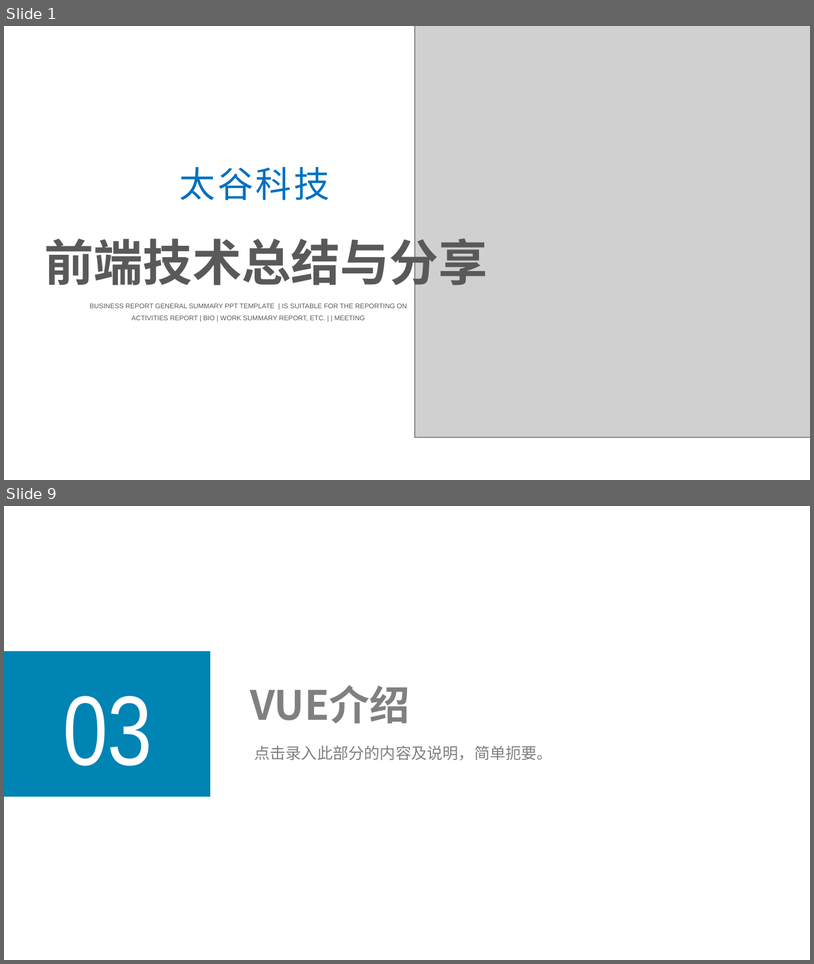
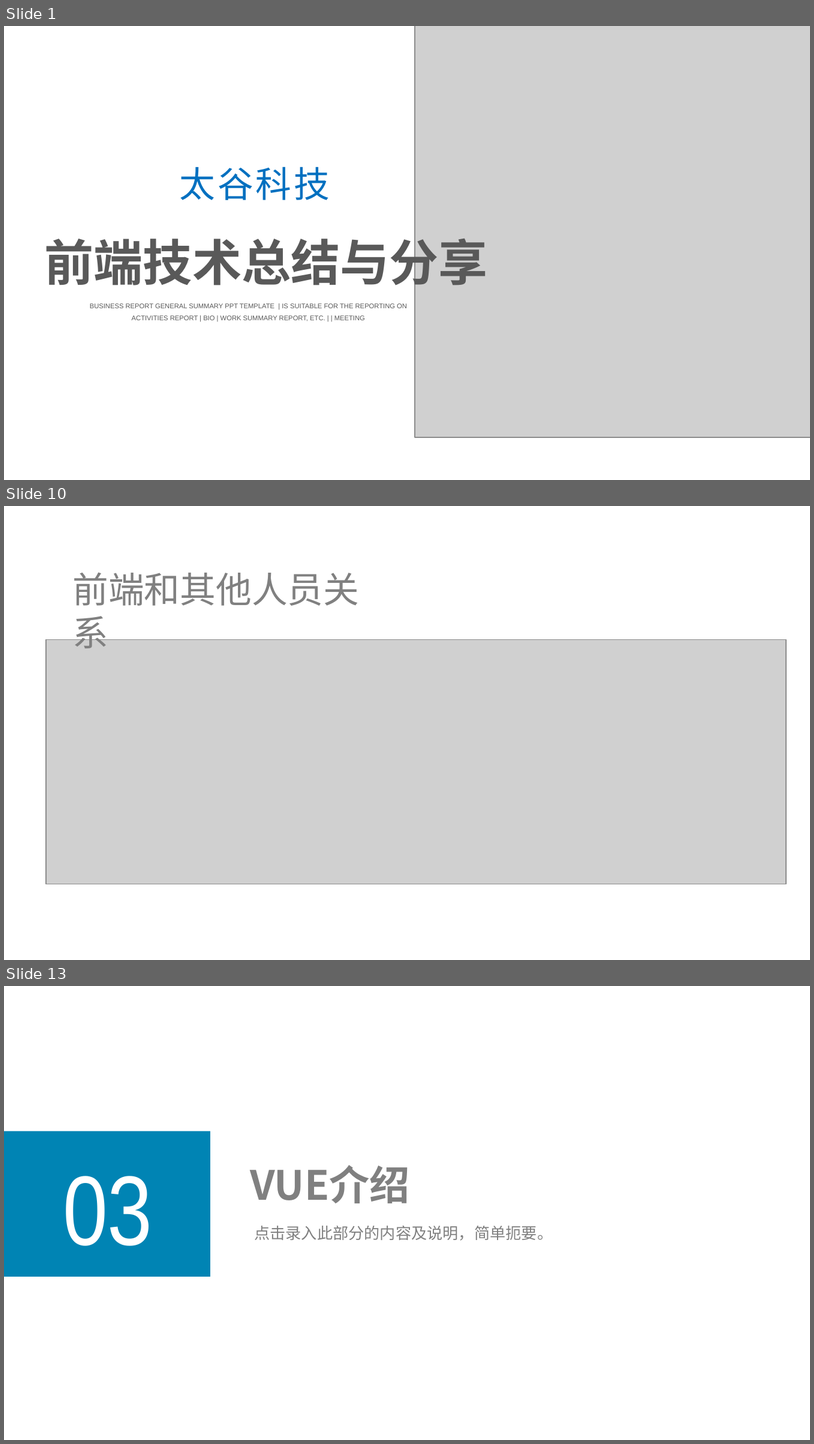
Before and after one commit to linda1212/FrontEndStack, a slide deck: 带你了解前端.pptx. Shown one above the other, each under a label of ours: slides 1 and 9 before the commit, slides 1, 10 and 13 after it; the slides between them are not shown. The pictures are 814x964 and 814x1444 pixels, drawn with LibreOffice and Linux fonts; fonts in the diff are those of the drawing; grey boxes stand for pictures. Boxes give left, top, right and bottom in pixels: in the first picture for what was removed or moved away, otherwise in the second. Text is boxed around its words. In the diff, an @@ line names an element or a change of style, - is before the commit and + after.

```diff
--- a/带你了解前端.pptx
+++ b/带你了解前端.pptx
@@ slide 10 added at [4,506,810,960], background #FFFFFF @@
@@ text added at [72,572,359,648], 32 pt, text #808080 @@
+前端和其他人员关系
@@ picture added at [46,639,786,883] @@
@@ what was slide 9 is now slide 13 @@
```
Also in this commit, not shown: 5 slides changed, 6 other slides added, 3 slides removed, 2 other files.
